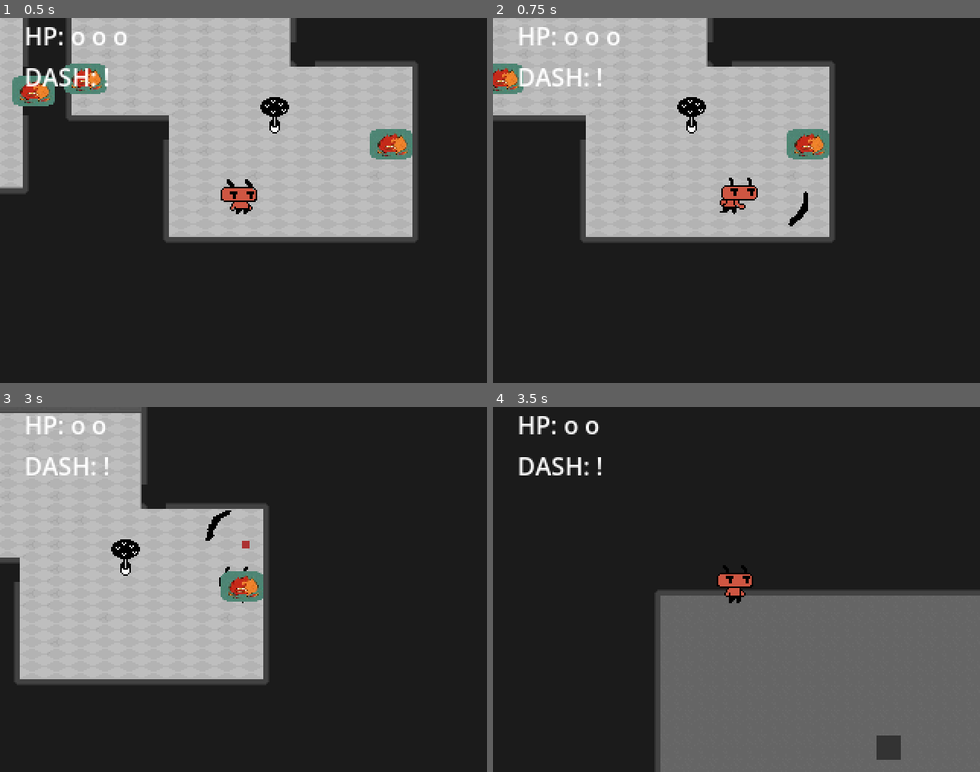
Above: before the commit, frames 1-4 (two rows, left to right).
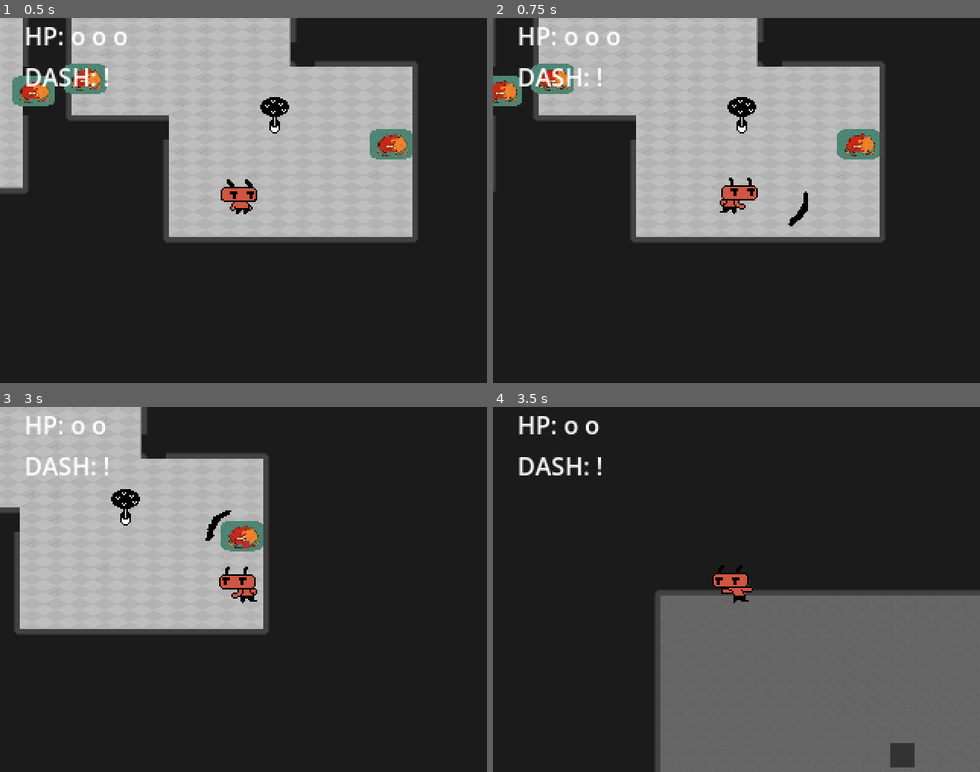
Above: after the commit, the same moments.

Repository: dead-rabbit-studio/hell-scout
Game: Godot game, scene res://main_game.tscn
The game is run twice, just before and just after one commit, with the same random seed, the same clock (stepped at 60 frames per second) and the same inputs.
Inputs:
- Up to frame 1 (0.5 s): no input
- Up to frame 2 (0.75 s): tap Enter at 0.5 s; hold Right (move_right) from 0.53 s (still down); tap Space (attack) at 0.6 s
- Up to frame 3 (3 s): tap J (dash) at 0.8, 1.35 s; release Right (move_right) at 1.28 s; hold Down (move_down) 1.28-2.03 s; tap E (interact) at 1.55, 2.1 s; hold Right (move_right) 2.03-2.78 s; tap Space (attack) at 2.3, 2.85 s; hold Up (move_up) from 2.78 s (still down)
- Up to frame 4 (3.5 s): keep holding Up (move_up); tap J (dash) at 3.05 s

Frame 1 is identical in both runs. In frame 2, 15% of the frame differs, in the area x 0-81%, y 0-62%; in frame 3, 15%; in frame 4, 0.8%.

Commit message:
feat: handling to do only one action at same time. still missing player state and input buffer

Diff:
--- a/player/scouter/player.gd
+++ b/player/scouter/player.gd
@@ -46,7 +46,6 @@
 
 func _ready() -> void :
 	health.max_health = max_health
-	print_debug("current health" + str(health.current))
 	health_changed.emit(health.current)
 	health.is_mortal = is_imortal
 
@@ -81,30 +80,33 @@
 	object_collected.emit()
 
 
+func _on_interactable_interaction_state_changed(is_interactable:bool) -> void:
+	if not dash_controller.is_dashing and _current_melee_attack:
+		interactor.is_enabled = is_interactable
+
+
+func _on_timer_timeout() -> void:
+	take_damage(1)
+
+
 func _on_controller_interact() -> void:
 	interactor.interact()
 
 
 func _on_controller_attacked(_is_attacking:bool) -> void:
-	if _is_attacking and is_alive:
-		if _current_melee_attack == null:
-			_current_melee_attack = _melee_attack_scene.instantiate()
-			add_child(_current_melee_attack)
-			_current_melee_attack.connect("tree_exiting", func(): _current_melee_attack = null)
-			_current_melee_attack._on_player_changed_direction(_last_direction)
-		_current_melee_attack.attack(_is_attacking)
+	if not dash_controller.is_dashing:
+		if _is_attacking and is_alive:
+			if _current_melee_attack == null:
+				_current_melee_attack = _melee_attack_scene.instantiate()
+				add_child(_current_melee_attack)
+				_current_melee_attack.connect("tree_exiting", func(): _current_melee_attack = null)
+				_current_melee_attack._on_player_changed_direction(_last_direction)
+			_current_melee_attack.attack(_is_attacking)
 
 
 func _on_controller_moved(direction:Vector2) -> void:
-	_move_player(direction)
-
-
-func _on_interactable_interaction_state_changed(is_interactable:bool) -> void:
-	interactor.is_enabled = is_interactable
-
-
-func _on_timer_timeout() -> void:
-	take_damage(1)
+	if not _current_melee_attack:
+		_move_player(direction)
 
 
 func _on_controller_dash() -> void:
@@ -115,7 +117,8 @@
 	dash_state_changed.emit(is_dashing)
 	if is_dashing:
 		health.ignore_damage = true
-		remove_child(_current_melee_attack)
+		if _current_melee_attack:
+			_current_melee_attack.cancel_attack()
 	else:
 		health.ignore_damage = false
 
--- a/player_hud.gd
+++ b/player_hud.gd
@@ -13,7 +13,6 @@
 
 var dash_blocked_warning_cooldown_timer: float = .1
 var current_dash_color: Color = DEFAULT_DASH_COLOR
-
 
 func _enter_tree() -> void:
     warning_cooldown_timer.timeout.connect(_on_warning_cooldown_timer_timeout)
